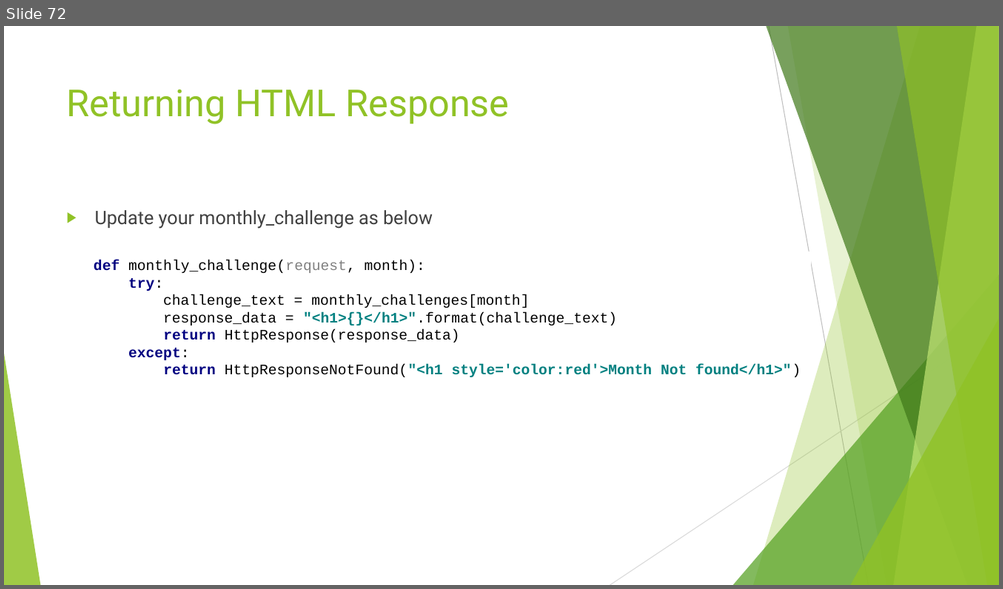
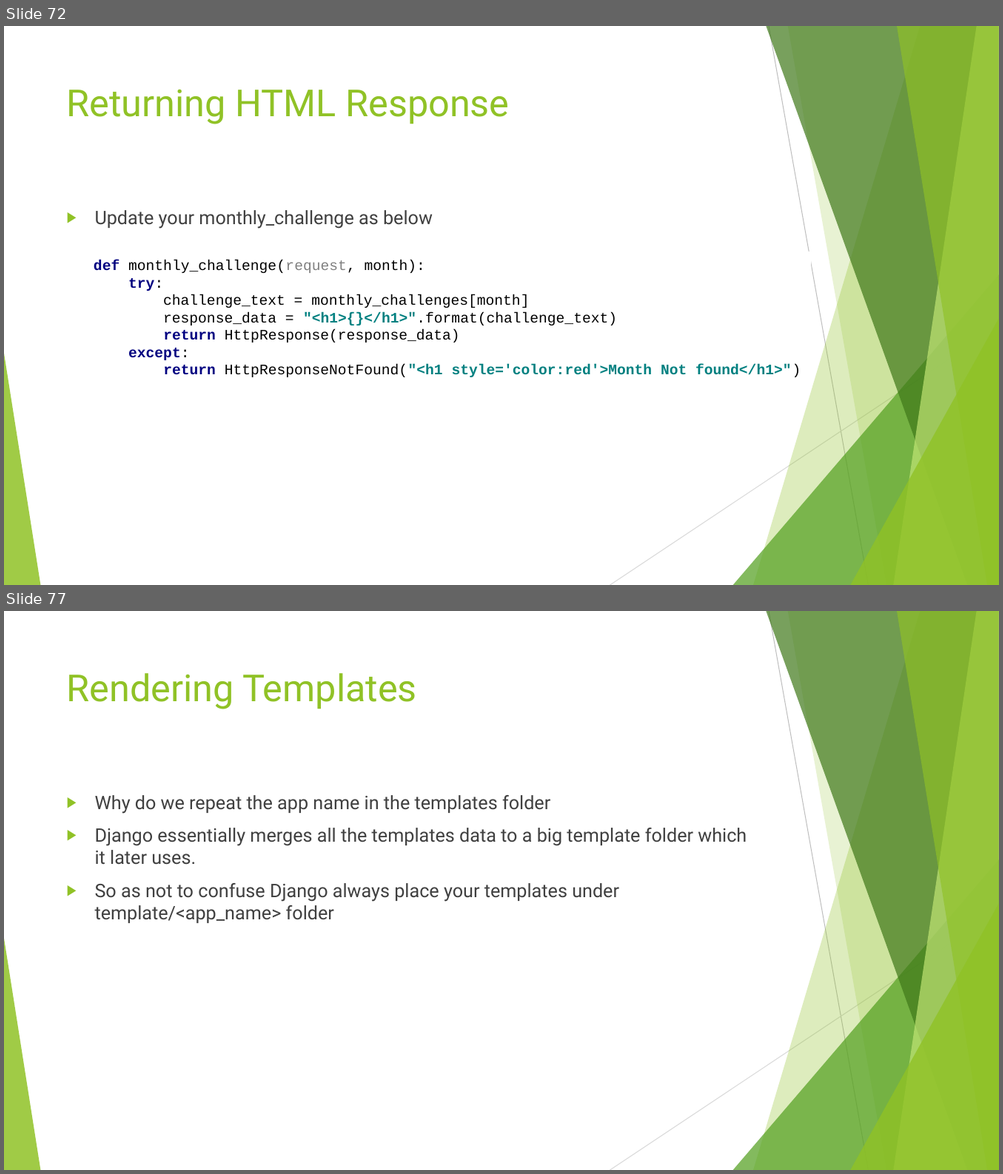
Before and after one commit to edyoda/PD-281220-Session-Code, a slide deck: Django EdYoda.pptx. Shown one above the other, each under a label of ours: slide 72 before the commit, slides 72 and 77 after it; the slides between them are not shown. The pictures are 1003x589 and 1003x1174 pixels, drawn with LibreOffice and Linux fonts; fonts in the diff are those of the drawing. Boxes give left, top, right and bottom in pixels: in the first picture for what was removed or moved away, otherwise in the second. Text is boxed around its words. In the diff, an @@ line names an element or a change of style, - is before the commit and + after.

Commit message:
Templates

```diff
--- a/Django EdYoda.pptx
+++ b/Django EdYoda.pptx
@@ slide 77 added at [4,611,999,1170], background #FFFFFF; not listed: 10 template elements that a slide beside it also shows @@
@@ title added at [67,673,417,709], 36 pt, text #90C226 @@
+Rendering Templates
@@ text added at [95,795,746,923], 18 pt, text #404040 @@
+▶ Why do we repeat the app name in the templates folder
+▶ Django essentially merges all the templates data to a big template folder which it later uses.
+▶ So as not to confuse Django always place your templates under template/<app_name> folder
```
Also in this commit, not shown: 12 other slides added, 18 other files.
